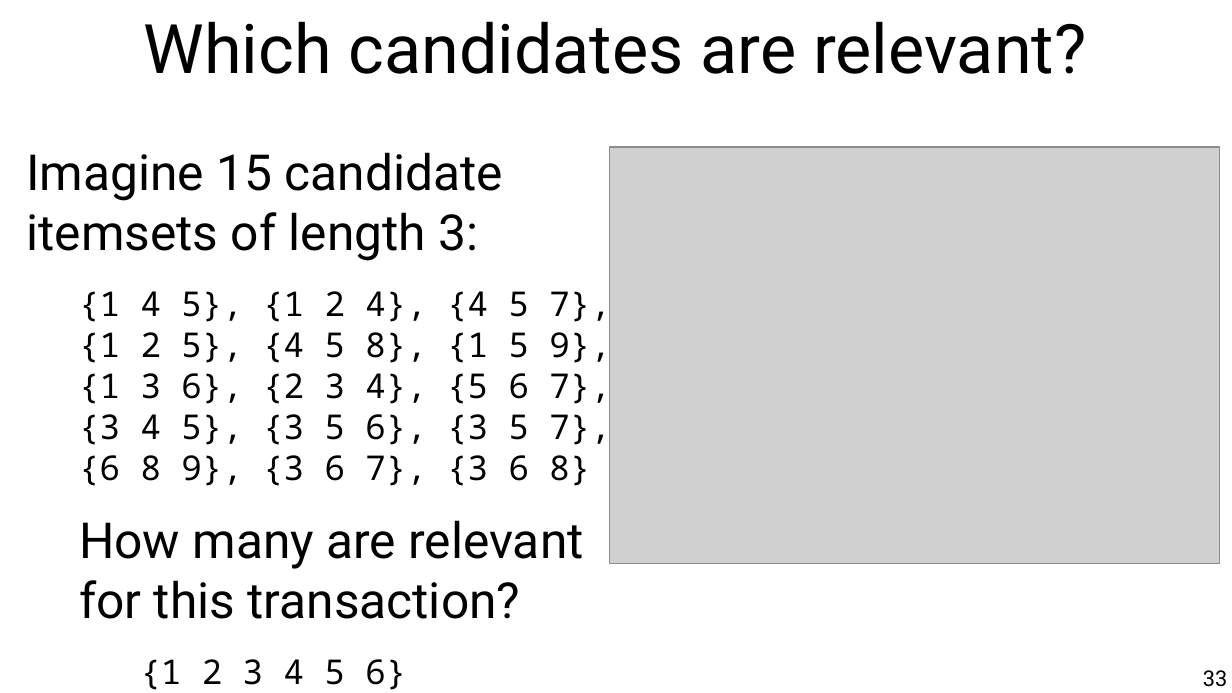
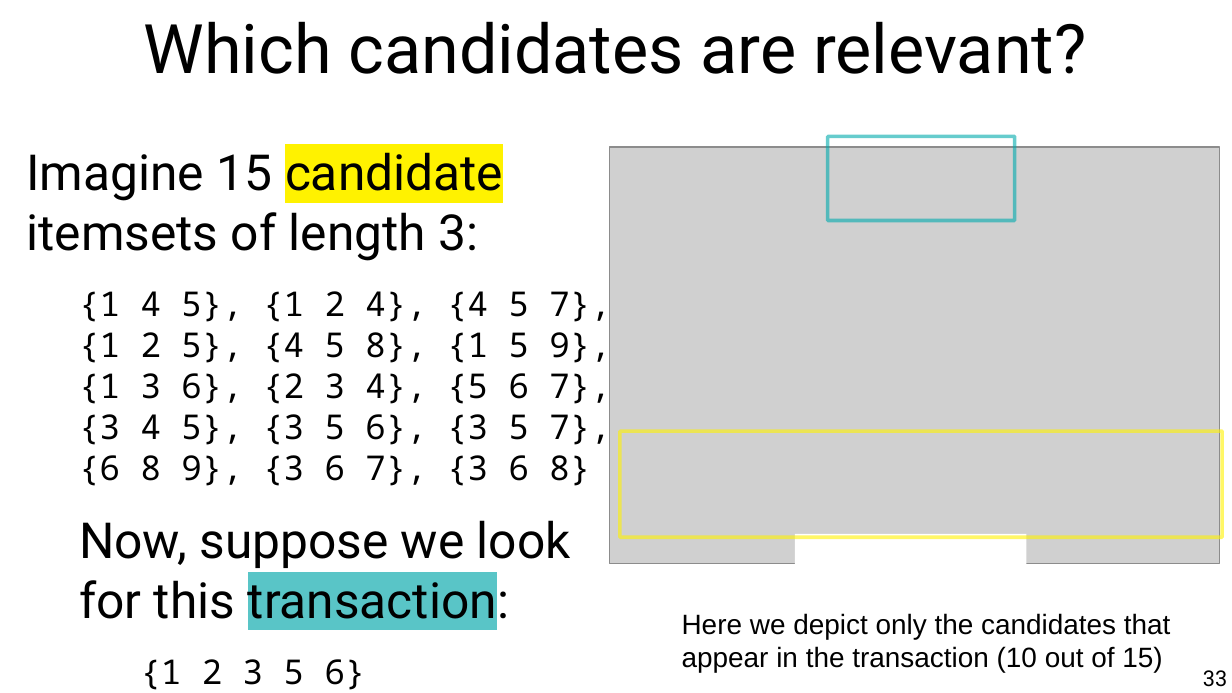
Before and after one commit to chatox/data-mining-course, a slide deck: slide 33 of theory/tt06_association_rule_mining.odp. Drawn at 1232x693 pixels with LibreOffice and Linux fonts; fonts in the diff are those of the drawing; grey boxes stand for pictures. Boxes give left, top, right and bottom in pixels: in the first picture for what was removed or moved away, otherwise in the second. Text is boxed around its words. In the diff, an @@ line names an element or a change of style, - is before the commit and + after.

Commit message:
Candidates

```diff
--- a/theory/tt06_association_rule_mining.odp
+++ b/theory/tt06_association_rule_mining.odp
@@ rectangle added at [828, 136, 1015, 220], outline #00AAAD 2.3 pt @@
@@ text at [26, 152, 503, 261]: highlight none to #FFF200 in "candidate" @@
@@ rectangle added at [620, 432, 1223, 538], outline #FFF200 2.3 pt @@
@@ text at [79, 520, 571, 690]: text changed @@
-How many are relevant
-for this transaction?
-{1 2 3 4 5 6}
+Now, suppose we look
+for this transaction:
+{1 2 3 5 6}
@@ rectangle added at [795, 534, 1026, 597], fill #FFFFFF @@
@@ text added at [682, 613, 1171, 673], 18 pt, text #000000 @@
+Here we depict only the candidates that appear in the transaction (10 out of 15)
```
Also in this commit, not shown: 8 other slides changed, 1 other file.
